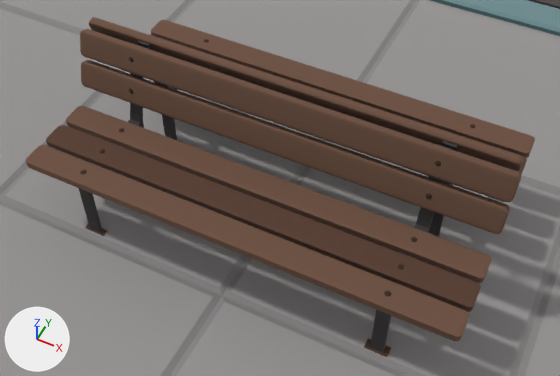
Two versions of the glTF model models/7. dead end/DeadEnd_B.glb, one commit apart.
One viewpoint serves both versions: a 50 mm camera at (4.36, -5.68, 7.27) aimed at (1.72, -0.4, 0.67). The axes (+X, +Y, +Z) are drawn at lower left. The lights are the same throughout. Objects named as collision shapes, trigger or cutter boxes, shadow casters or lower levels of detail are left out. Where no turn or scale is listed for an object, it has been applied to the vertices.

The first picture shows 'Bench01.010', 'Bench01.015', 'DeadEnd_B'.
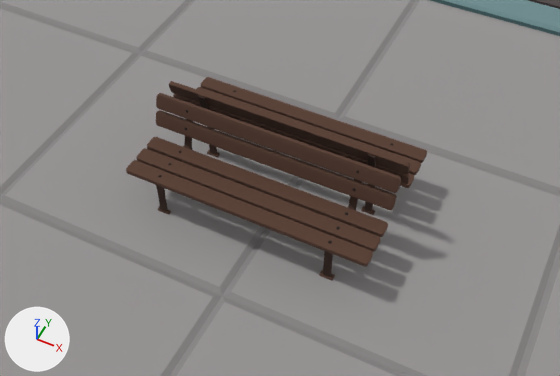
The change in detail:
Mesh me_untitled_002 is new.
It has 400 vertices, 672 faces and spans x -1.65..1.41, y -0.43..0.45, z 0.0..1.14.
It uses material mat_road_tx (picture img_piratespack_tx).
Mesh me_untitled_322 is new.
It has 400 vertices, 672 faces and spans x -1.41..1.65, y -0.45..0.43, z 0.0..1.14.
It uses material mat_road_tx (picture img_piratespack_tx).
Object 'Bench01.010' (ob_bench01_010) is deleted.
Object 'Bench01.015' (ob_bench01_015) is deleted.
Object 'Bench_01.001' (ob_bench_01_001) is new; it shows me_untitled_002.
Its location is (1.604, -0.497, 0.03).
Object 'Bench_01' (ob_bench_01) is new; it shows me_untitled_322.
Its location is (1.37, 0.536, 0.03).

Pixel boxes [x1, y1, x2, y2] of what changed, in the pictures (560 x 376 px):
'Bench01.015', deleted (brown): before [26, 29, 521, 357]
'Bench_01.001', added (brown): after [126, 93, 401, 281]
'Bench01.010', deleted (brown): before [89, 17, 535, 237]
'Bench_01', added (brown): after [169, 77, 427, 215]
